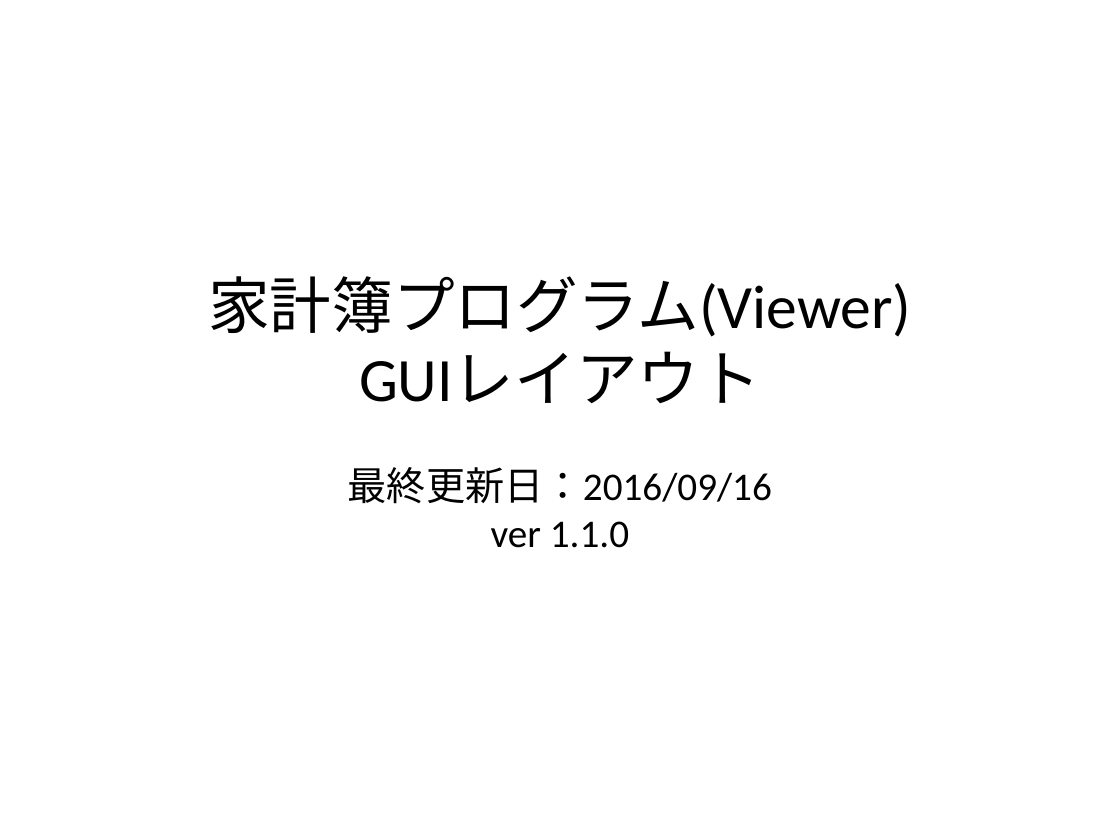
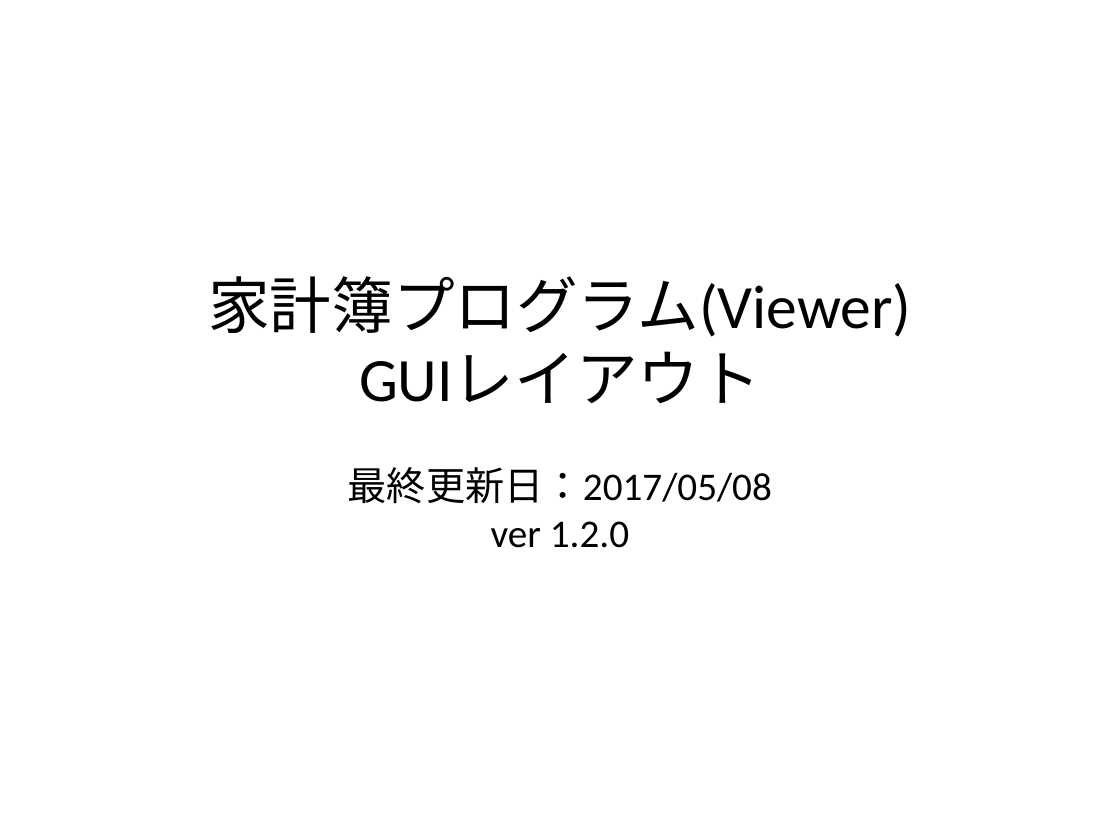
Before and after one commit to Leonis0813/chort, a slide deck: slide 1 of bin/zosma.pptx. Drawn at 1120x840 pixels with LibreOffice and Linux fonts; fonts in the diff are those of the drawing. Boxes give left, top, right and bottom in pixels: in the first picture for what was removed or moved away, otherwise in the second. Text is boxed around its words. In the diff, an @@ line names an element or a change of style, - is before the commit and + after.

```diff
--- a/bin/zosma.pptx
+++ b/bin/zosma.pptx
@@ title at [208, 276, 911, 548]: text changed @@
-家計簿プログラム(Viewer)
-GUIレイアウト
-最終更新日：2016/09/16
-ver 1.1.0
+家計簿プログラム(Viewer)
+GUIレイアウト
+最終更新日：2017/05/08
+ver 1.2.0
```
Also in this commit, not shown: 1 other slide changed, 1 slide added, 6 other files.
